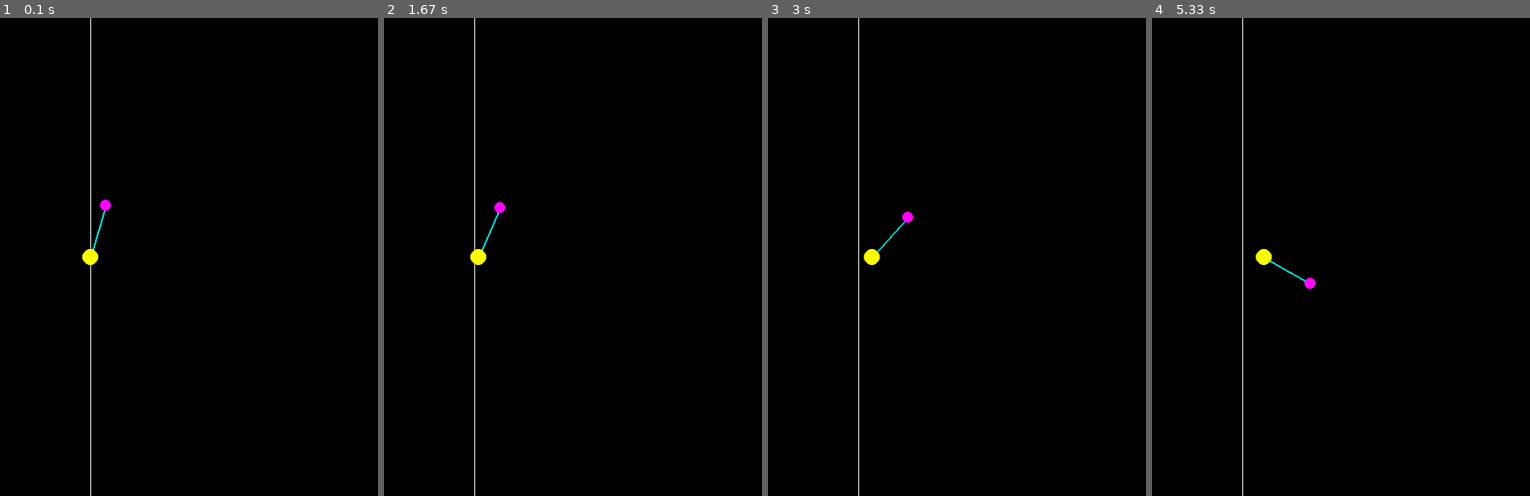
Above: before the commit, frames 1-4 (left to right).
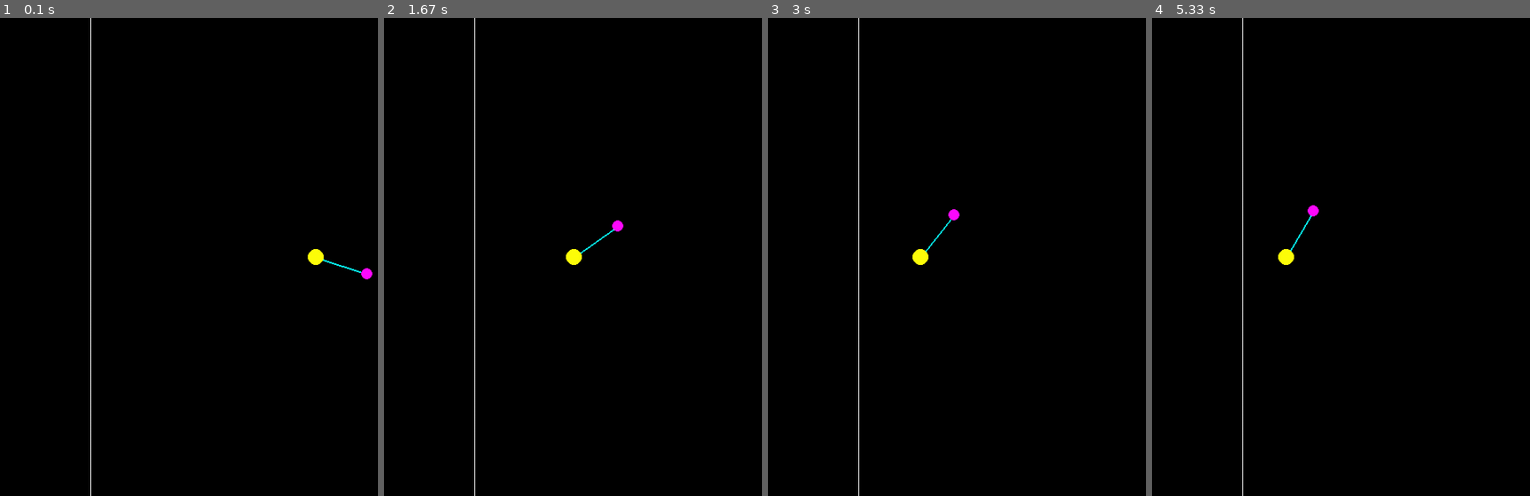
Above: after the commit, the same moments.

Repository: troncosoae/tareas-ctrl-intel
Game: pygame game, started from t4/main.py
The game is run twice, just before and just after one commit, with the same random seed, the same clock (stepped at 60 frames per second) and the same inputs.
Inputs:
- Up to frame 1 (0.1 s): no input
- Up to frame 2 (1.67 s): hold R 0.33-0.8 s
- Up to frame 3 (3 s): hold Q 1.83-2.3 s
- Up to frame 4 (5.33 s): no input

The runs differ from the first frame. In frame 1, 0.5% of the frame differs, in the area x 21-99%, y 37-55%; in frame 2, 0.5%, in the area x 22-64%, y 38-52%; in frame 3, 0.4%; in frame 4, 0.5%.

Commit message:
t4 advance sim

Diff:
--- a/t4/PygameBoxes.py
+++ b/t4/PygameBoxes.py
@@ -90,3 +90,91 @@
 
     def quit_pygame(self):
         pygame.quit()
+
+
+class PHLevelWindow(SimulationBox):
+    def __init__(self, key, inputs_keys, fs, close_function, **kwargs):
+        SimulationBox.__init__(self, key, inputs_keys, [])
+
+        pygame.init()
+        self.clock = pygame.time.Clock()
+        self.fs = fs
+        self.pixel_m_ratio = 100
+        self.width = kwargs.get('width', 1000)
+        self.height = kwargs.get('height', 600)
+        self.window = pygame.display.set_mode((self.width, self.height))
+        self.close_function = close_function
+
+    def xy_coordinates(self, x, theta):
+        # print(f't:{theta:.2f}\tx:{x:.2f}')
+        y_pend2car = np.cos(theta)*0.67
+        x_pend2car = np.sin(theta)*0.67
+        x_car = x
+        y_car = 0
+        x_pend = x_pend2car + x_car
+        y_pend = y_pend2car + y_car
+        return x_pend, y_pend, x_car, y_car
+
+    def map_xy2window(self, x_pend, y_pend, x_car, y_car):
+        w = self.width
+        h = self.height
+        return (
+            (x_pend*self.pixel_m_ratio + w/2) % w,
+            h/2 - y_pend*self.pixel_m_ratio,
+            (x_car*self.pixel_m_ratio + w/2) % w,
+            h/2 - y_car*self.pixel_m_ratio
+        )
+
+    def refresh_window(self, xi, zeta):
+        x_pend, y_pend, x_car, y_car = self.xy_coordinates(xi, zeta)
+        x_pend, y_pend, x_car, y_car = self.map_xy2window(
+            x_pend, y_pend, x_car, y_car)
+
+        self.window.fill((0, 0, 0))
+
+        pygame.draw.lines(
+            self.window, (10, 255, 255), False,
+            [(x_pend, y_pend), (x_car, y_car)], 2
+        )
+        pygame.draw.lines(
+            self.window, (255, 255, 255), False,
+            [(self.width/2, 0), (self.width/2, self.height)], 1
+        )
+        pygame.draw.circle(
+            self.window, (255, 10, 255),
+            (x_pend, y_pend), 7
+        )
+        pygame.draw.circle(
+            self.window, (255, 255, 10),
+            (x_car, y_car), 10
+        )
+
+        pygame.display.update()
+
+    def handle_events(self):
+        for event in pygame.event.get():
+            if event.type == pygame.QUIT:
+                print('Q')
+                self.close()
+            if event.type == pygame.KEYDOWN:
+                if event.key == pygame.K_ESCAPE:
+                    print('esc')
+                    self.close()
+                if event.key == pygame.K_r:
+                    print('R')
+                if event.key == pygame.K_q:
+                    print('Q')
+
+    def advance(self, input_values):
+        super().advance(input_values)
+        self.clock.tick(self.fs)
+        self.handle_events()
+        self.refresh_window(input_values['xi'], input_values['zeta'])
+        # print(input_values)
+        return {}
+
+    def close(self):
+        self.close_function()
+
+    def quit_pygame(self):
+        pygame.quit()
--- a/t4/SystemBoxes.py
+++ b/t4/SystemBoxes.py
@@ -61,7 +61,7 @@
 
     def __init__(self, key, Ts, **kwargs):
         SimulationBox.__init__(
-            self, key, ['u'], ['xi', 'zeta'])
+            self, key, ['f1', 'f2'], ['xi', 'zeta'])
         self.cts = {
             'Ts': Ts, 'fs': 1/Ts, 'V': 1, 'c1': 1, 'c2': 1}
 
@@ -72,10 +72,9 @@
 
     def advance(self, input_values):
         super().advance(input_values)
-        u = input_values['u']
+        f1 = input_values['f1']
+        f2 = input_values['f2']
         c = self.cts
-        f1 = 3
-        f2 = 3
         xi = self.state['xi']
         zeta = self.state['zeta']
 
--- a/t4/main.py
+++ b/t4/main.py
@@ -1,13 +1,8 @@
 import numpy as np
 
 from Simulation import Simulation, get_close_sim_for_box
-from SystemBoxes import PendulumSystem
-from PygameBoxes import PendulumWindow
-from ControlBoxes import PIDController, LQRController, LQRSubmodelController
-from MeasuringBoxes import PlottingMeasurer
-from ModelBoxes import PendulumModel, LinearPendulumModel, \
-    PendulumSubModelsModel
-from FuzzyControlBoxes import LQRSubmodelFuzzyController
+from SystemBoxes import PendulumSystem, PHLevelSystem
+from PygameBoxes import PendulumWindow, PHLevelWindow
 
 
 if __name__ == "__main__":
@@ -17,11 +12,11 @@
 
     sim = Simulation()
 
-    pendulum_system = PendulumSystem('p_sys', Ts, theta_0=theta_0)
-    pygame_tracker = PendulumWindow(
-        'pygame', ['x', 'theta'], 1/Ts, get_close_sim_for_box(sim))
+    system = PHLevelSystem('p_sys', Ts, xi_0=3, zeta_0=2)
+    pygame_tracker = PHLevelWindow(
+        'pygame', ['xi', 'zeta'], 1/Ts, get_close_sim_for_box(sim))
 
-    sim.add_box(pendulum_system, {'u': 0})
+    sim.add_box(system, {'f1': 3, 'f2': 3})
     sim.add_box(pygame_tracker)
 
     sim.run()
